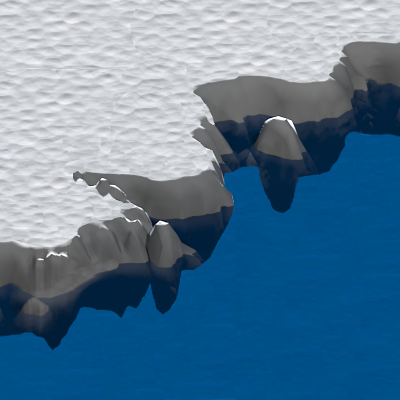
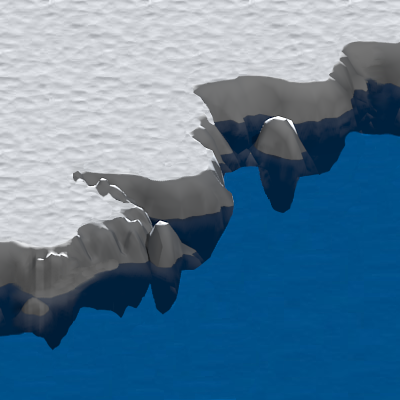
Layered file, before and after one edit (400 × 400). Changes by layer:
removed layer "wasser_neu.jpg copy" over [236, 217, 400, 395]
painted on "Pasted Layer" over [0, 0, 400, 316]
